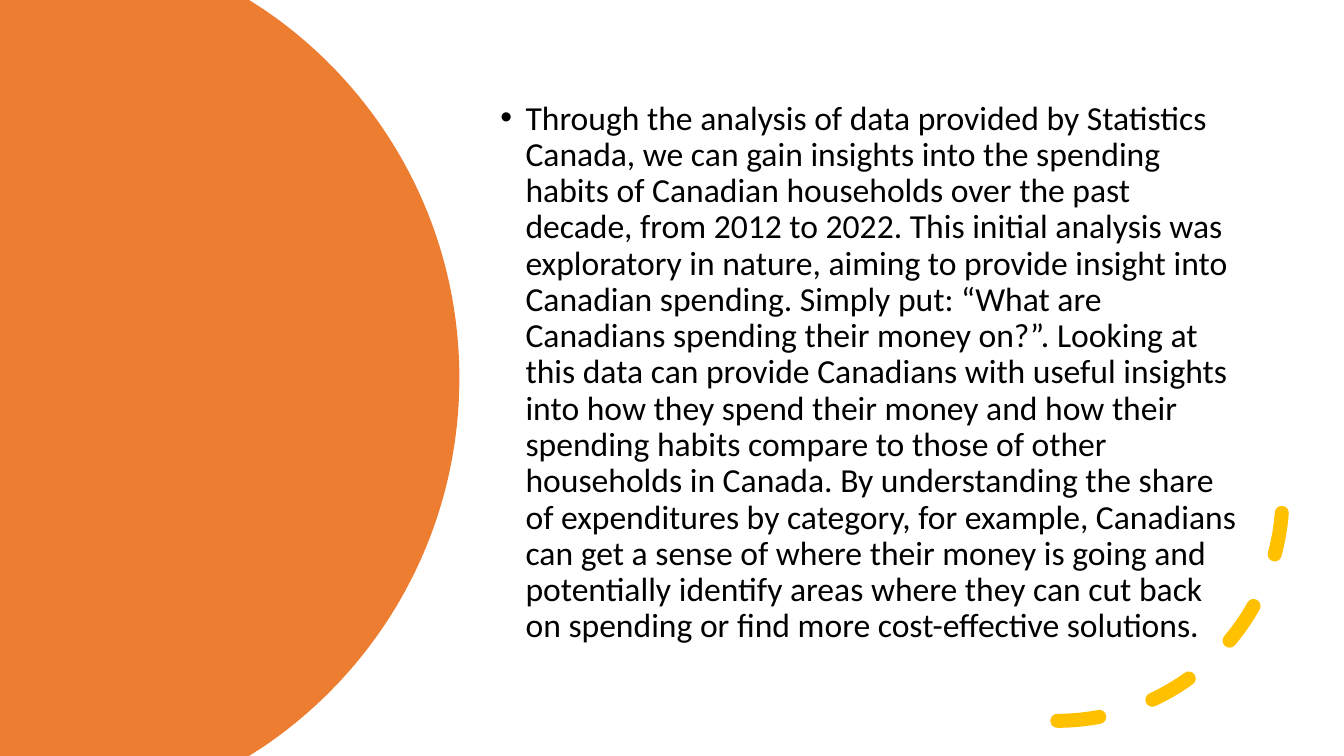
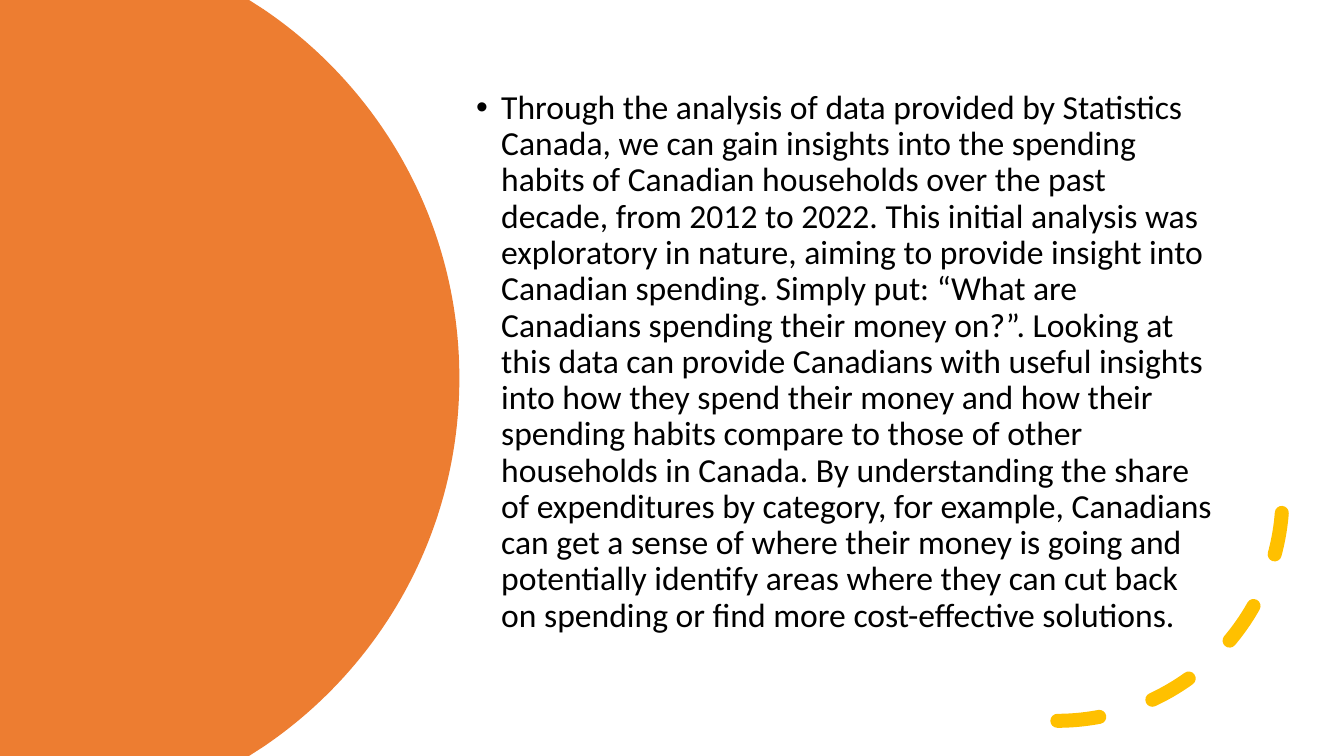
Before and after one commit to kristianrafuse/Canadian-Household-Finance-Study, a slide deck: slide 7 of Final Project 1.pptx. Drawn at 1344x756 pixels with LibreOffice and Linux fonts; fonts in the diff are those of the drawing. Boxes give left, top, right and bottom in pixels: in the first picture for what was removed or moved away, otherwise in the second. Text is boxed around its words. In the diff, an @@ line names an element or a change of style, - is before the commit and + after.

```diff
--- a/Final Project 1.pptx
+++ b/Final Project 1.pptx
@@ text "Through the analysis of data ...": place and size @@
-text "Through the analysis of data ..." at <box>526,106,1236,643</box>
+text "Through the analysis of data ..." at <box>501,95,1212,633</box>
```
Also in this commit, not shown: 12 other slides changed, 1 slide added, 3 slides removed.
